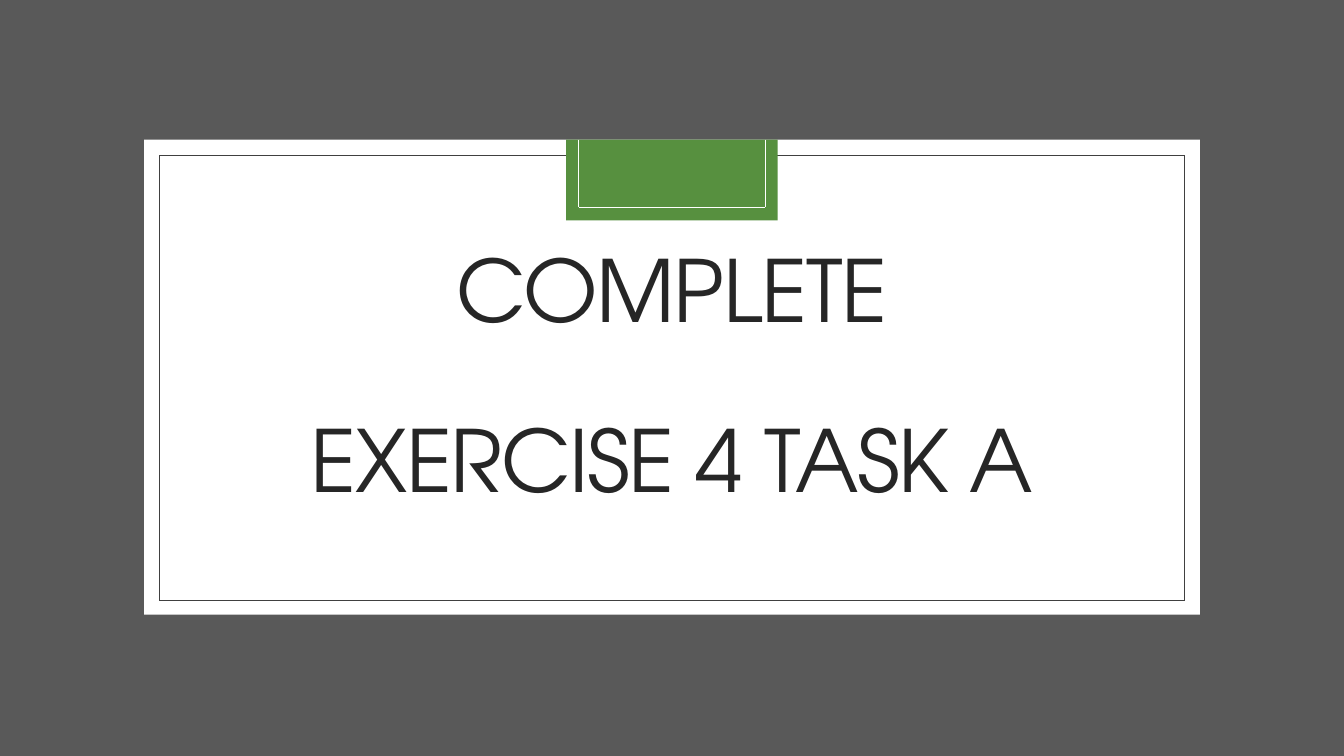
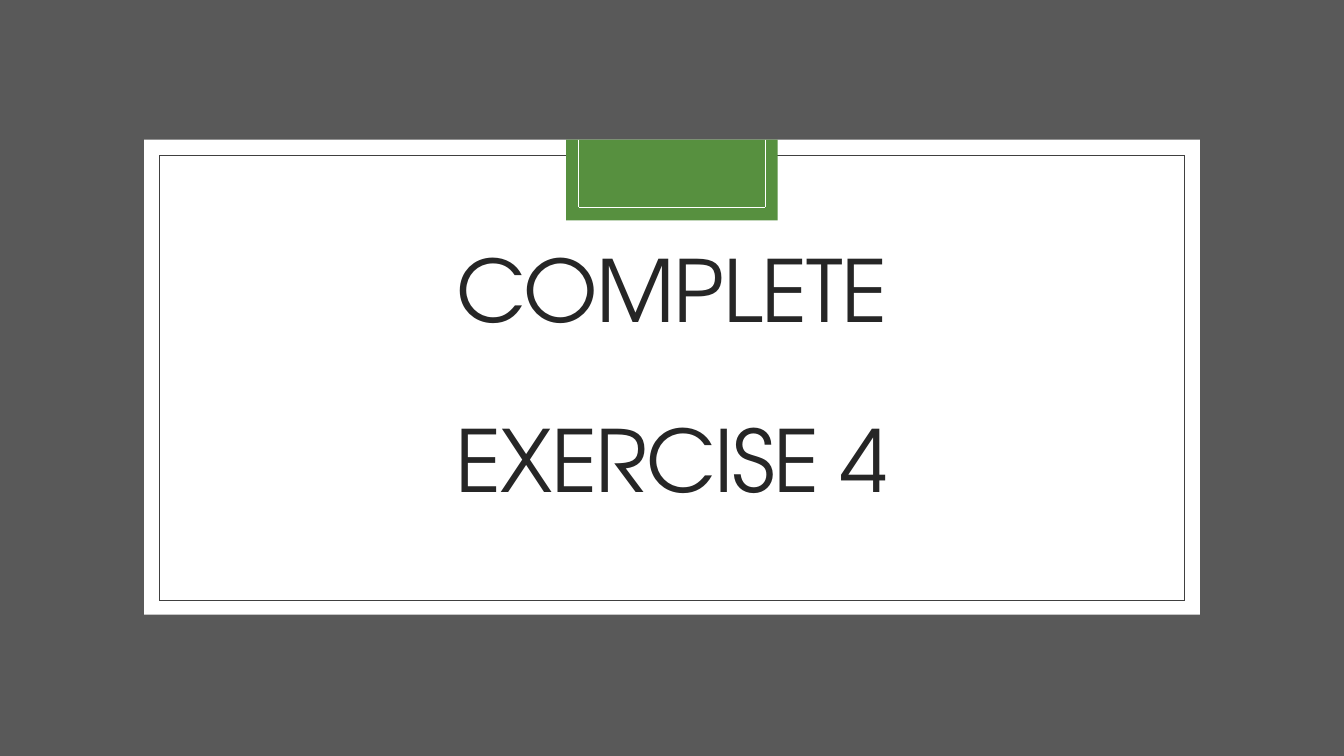
Before and after one commit to FredHutch/R_Package_Validation_Tutorial, a slide deck: slide 12 of Slides/Slides-04-Elements_of_Validation/Slides-04-Elements_of_Validation.pptx (slide 15 before the commit). Drawn at 1344x756 pixels with LibreOffice and Linux fonts; fonts in the diff are those of the drawing. Boxes give left, top, right and bottom in pixels: in the first picture for what was removed or moved away, otherwise in the second. Text is boxed around its words. In the diff, an @@ line names an element or a change of style, - is before the commit and + after.

```diff
--- a/Slides/Slides-04-Elements_of_Validation/Slides-04-Elements_of_Validation.pptx
+++ b/Slides/Slides-04-Elements_of_Validation/Slides-04-Elements_of_Validation.pptx
@@ title at (x1=456, y1=257, x2=888, y2=493): text changed @@
-COMPLETE
-EXERCISE 4 TASK A
+COMPLETE
+EXERCISE 4
```
Also in this commit, not shown: 3 other slides changed, 13 slides removed, 9 other files.
